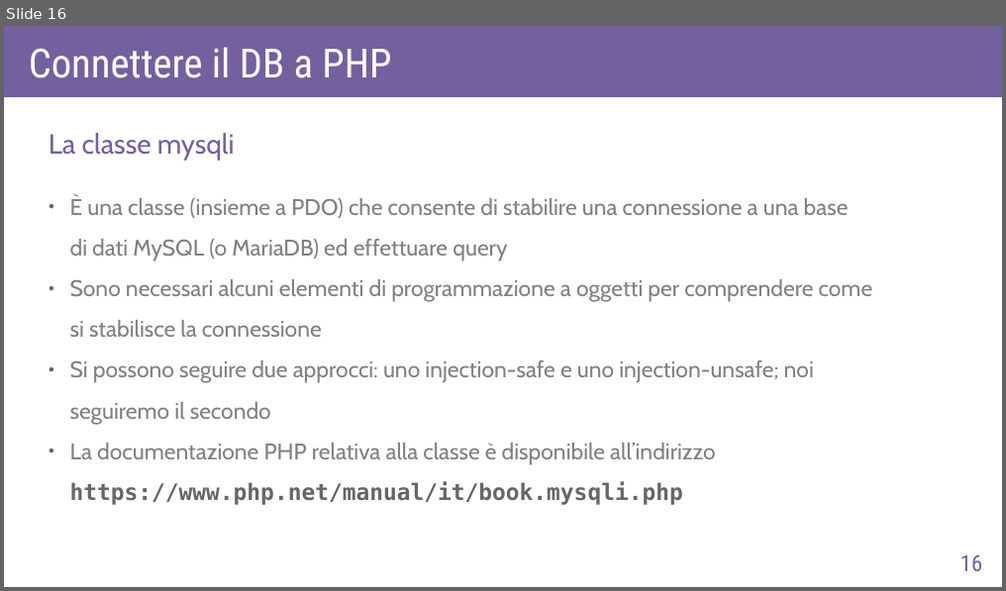
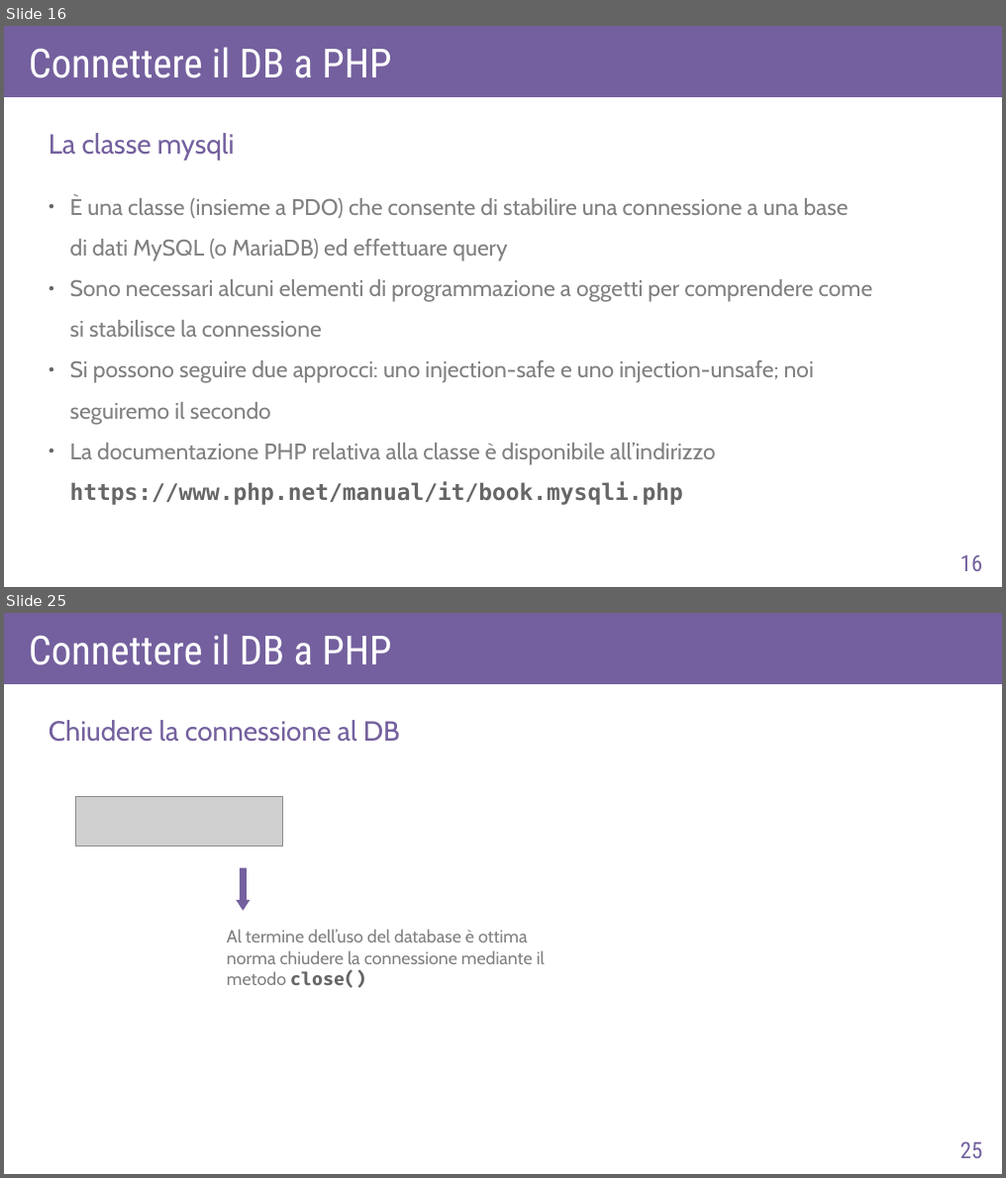
Before and after one commit to AlexF1789/corsoPHP, a slide deck: slide_odp/lez6.odp. Shown one above the other, each under a label of ours: slide 16 before the commit, slides 16 and 25 after it; the slides between them are not shown. The pictures are 1006x591 and 1006x1178 pixels, drawn with LibreOffice and Linux fonts; fonts in the diff are those of the drawing; grey boxes stand for pictures. Boxes give left, top, right and bottom in pixels: in the first picture for what was removed or moved away, otherwise in the second. Text is boxed around its words. In the diff, an @@ line names an element or a change of style, - is before the commit and + after.

```diff
--- a/slide_odp/lez6.odp
+++ b/slide_odp/lez6.odp
@@ slide 25 added at [4,613,1002,1174], background #FFFFFF @@
@@ rectangle added at [4,613,1002,684], fill #74609E @@
@@ text added at [29,634,391,665], 32 pt, text #FFFFFF @@
+Connettere il DB a PHP
@@ text added at [49,720,400,742], 22 pt, text #74609E @@
+Chiudere la connessione al DB
@@ picture added at [75,797,283,847] @@
@@ down arrow added at [236,868,250,911], fill #74609E @@
@@ text added at [227,929,545,988], 14 pt, text #808080 @@
+Al termine dell’uso del database è ottima norma chiudere la connessione mediante il metodo close()
@@ page number added at [960,1142,983,1158], 18 pt, text #74609E @@
+25
```
Also in this commit, not shown: 10 slides changed, 4 other slides added, 5 other files.
